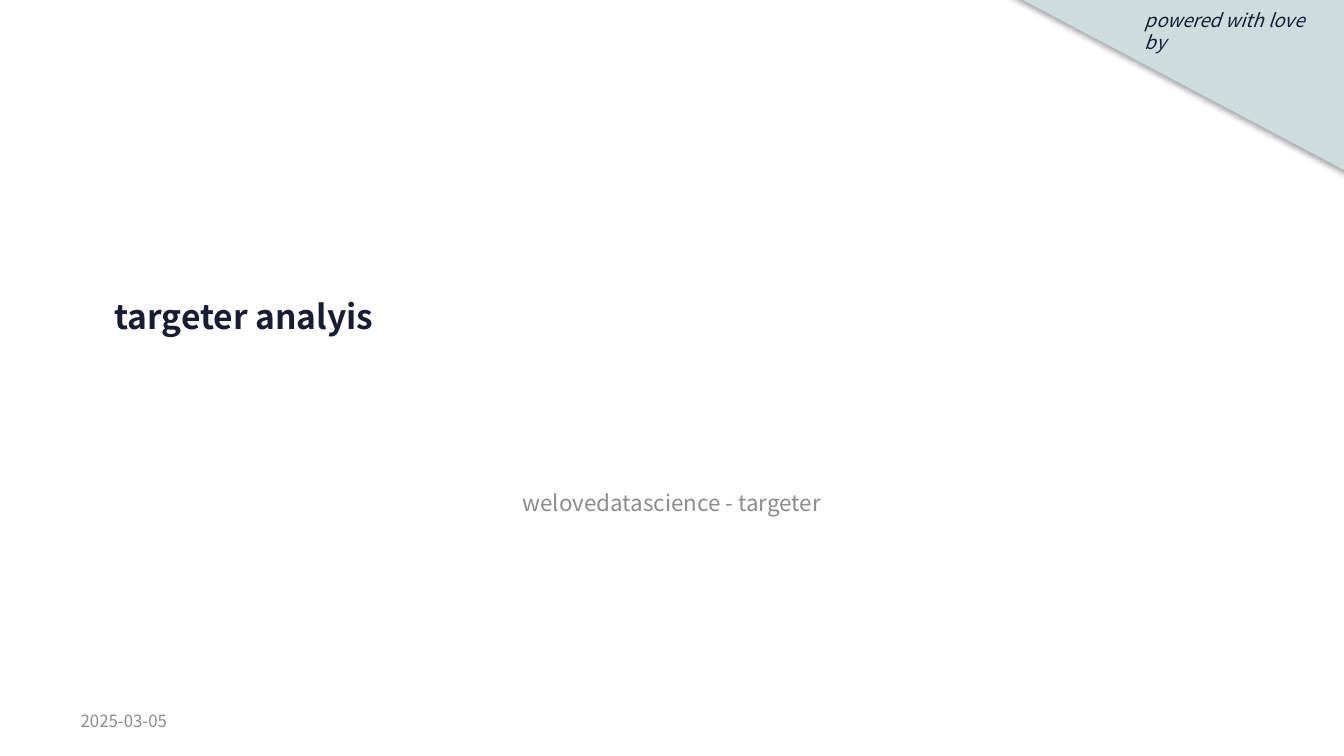
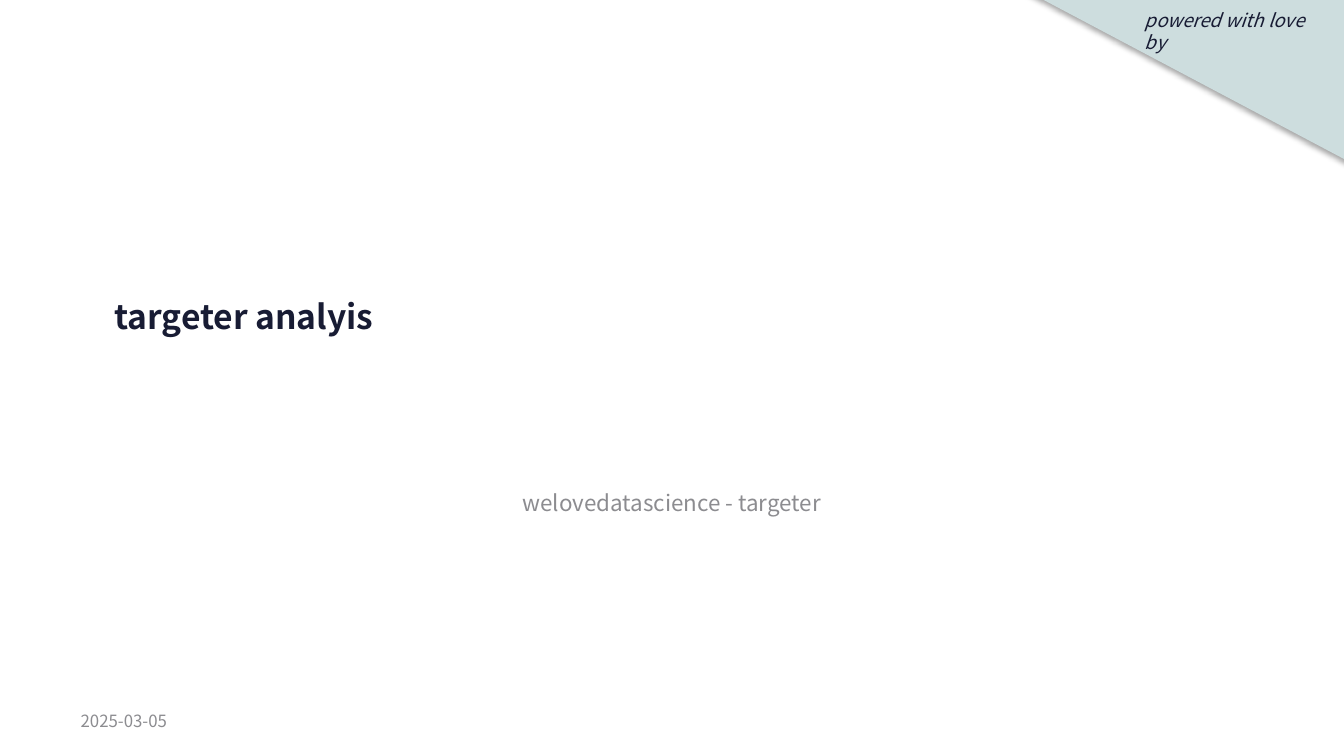
Before and after one commit to welovedatascience/targeter, a slide deck: slide 1 of inst/ressources/report-template.pptx. Drawn at 1344x756 pixels with LibreOffice and Linux fonts; fonts in the diff are those of the drawing; background and template pictures are left out. Boxes give left, top, right and bottom in pixels: in the first picture for what was removed or moved away, otherwise in the second. Text is boxed around its words. In the diff, an @@ line names an element or a change of style, - is before the commit and + after.

```diff
--- a/inst/ressources/report-template.pptx
+++ b/inst/ressources/report-template.pptx
@@ right triangle: place and size @@
-right triangle at [995, 0, 1344, 179]
+right triangle at [995, 0, 1344, 168]
```
Also in this commit, not shown: 14 other slides changed, 11 other files.
